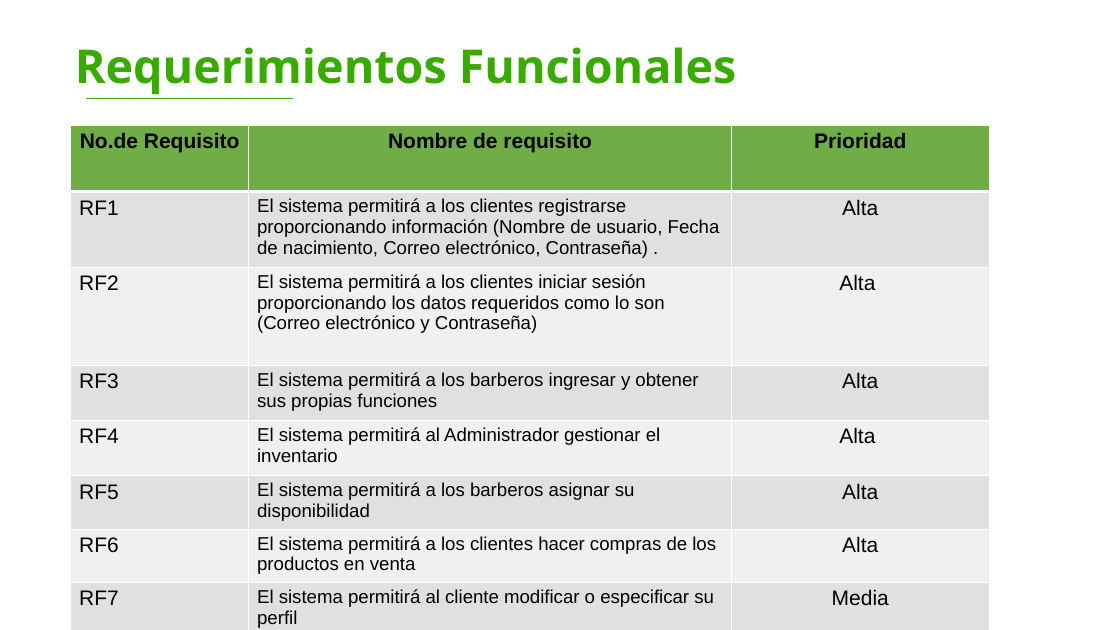
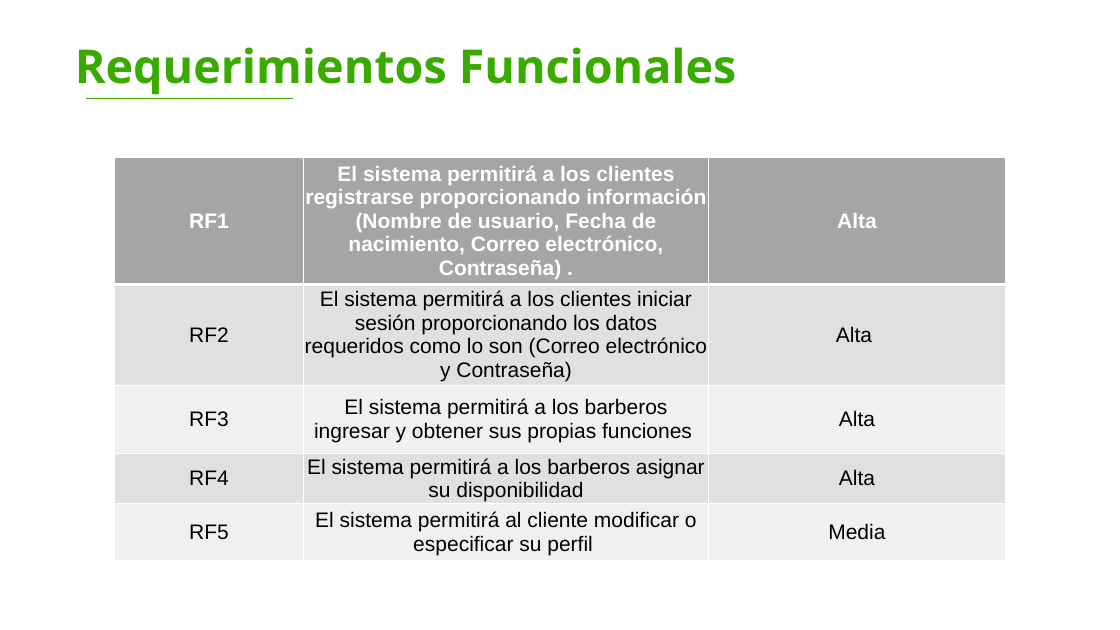
Before and after one commit to DavidV4iss/MASTER-BARBER-REACT, a slide deck: slide 2 of DOCUMENTACION DE MASTER BARBER/DOCUMENTACION DE APOYO/RF-RNF.pptx. Drawn at 1120x630 pixels with LibreOffice and Linux fonts; fonts in the diff are those of the drawing; background and template pictures are left out. Boxes give left, top, right and bottom in pixels: in the first picture for what was removed or moved away, otherwise in the second. Text is boxed around its words. In the diff, an @@ line names an element or a change of style, - is before the commit and + after.

Commit message:
rf

```diff
--- a/DOCUMENTACION DE MASTER BARBER/DOCUMENTACION DE APOYO/RF-RNF.pptx
+++ b/DOCUMENTACION DE MASTER BARBER/DOCUMENTACION DE APOYO/RF-RNF.pptx
@@ table at (114, 158, 1006, 559) @@
-row 1: No.de Requisito | Nombre de requisito | Prioridad
-row 5: RF4 | El sistema permitirá al Administrador gestionar el inventario | Alta
-row 6: RF5 | El sistema permitirá a los barberos asignar su disponibilidad | Alta
-row 7: RF6 | El sistema permitirá a los clientes hacer compras de los productos en venta | Alta
-row 8: RF7 | El sistema permitirá al cliente modificar o especificar su perfil | Media
+row 4: RF4 | El sistema permitirá a los barberos asignar su disponibilidad | Alta
+row 5: RF5 | El sistema permitirá al cliente modificar o especificar su perfil | Media
@@ table: place and size @@
-table at (71, 125, 990, 630)
+table at (114, 158, 1006, 559)
```
Also in this commit, not shown: 1 other slide changed, 1 slide removed.
